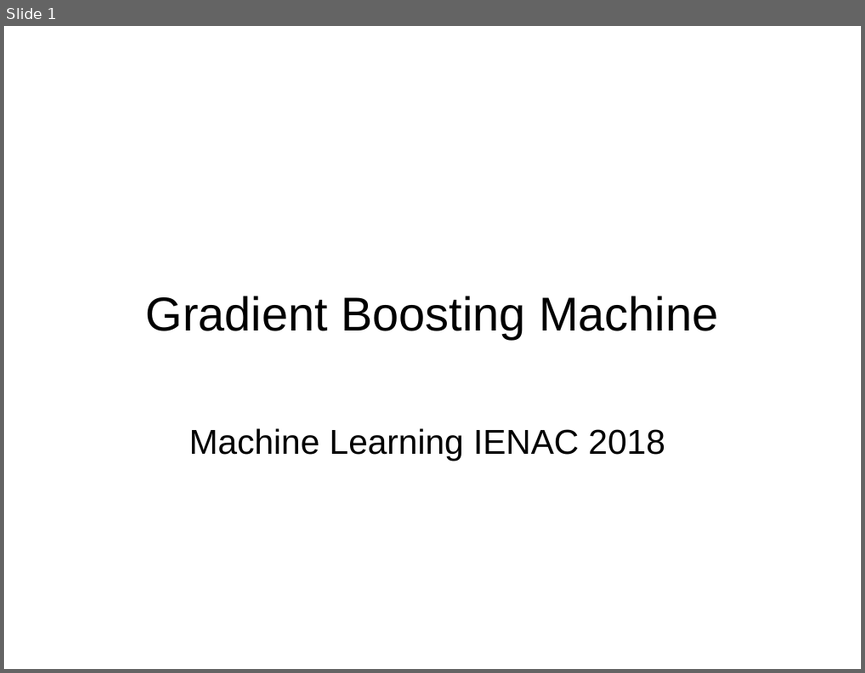
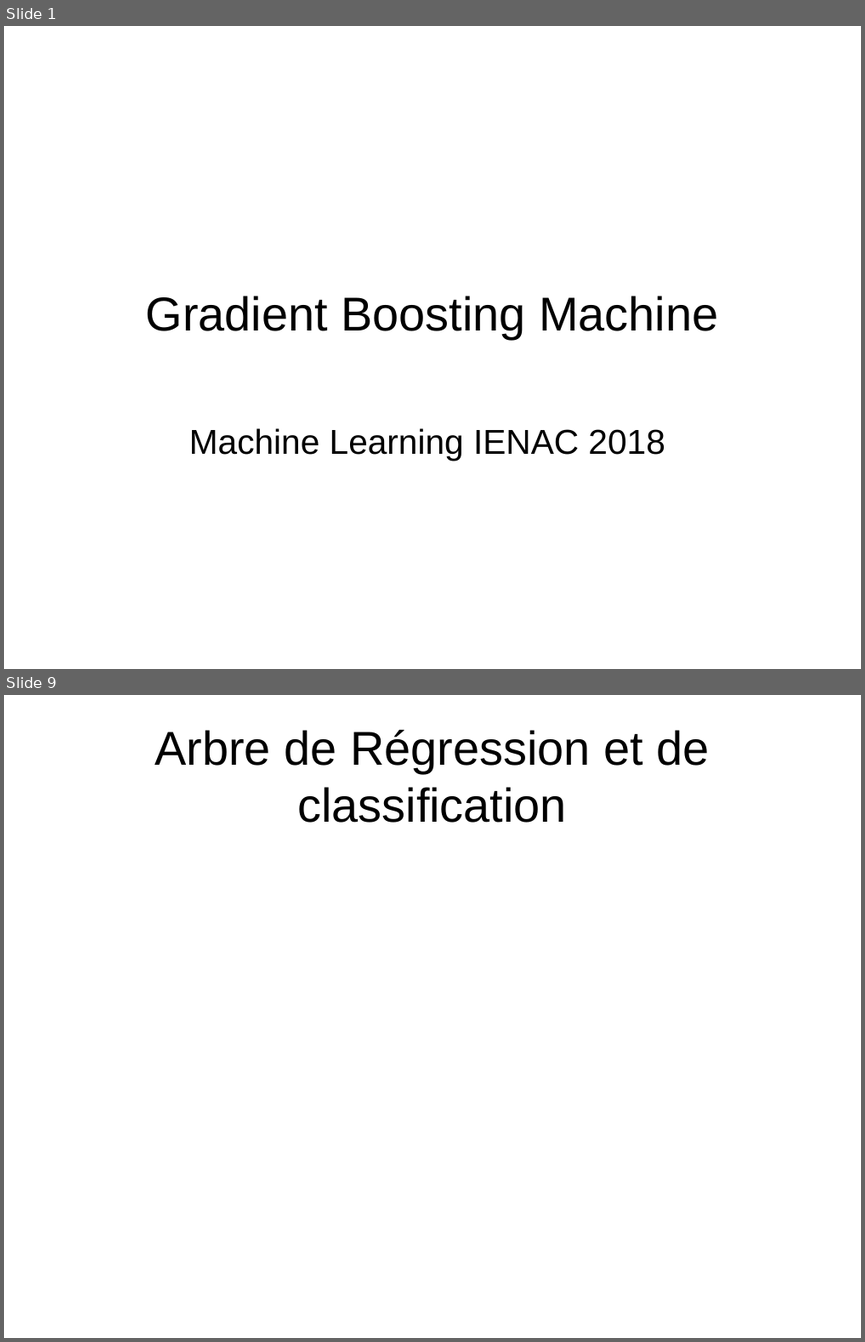
Before and after one commit to kad15/GBM, a slide deck: GBM_kad.odp. Shown one above the other, each under a label of ours: slide 1 before the commit, slides 1 and 9 after it; the slides between them are not shown. The pictures are 865x673 and 865x1342 pixels, drawn with LibreOffice and Linux fonts; fonts in the diff are those of the drawing; background and template pictures are left out. Boxes give left, top, right and bottom in pixels: in the first picture for what was removed or moved away, otherwise in the second. Text is boxed around its words. In the diff, an @@ line names an element or a change of style, - is before the commit and + after.

```diff
--- a/GBM_kad.odp
+++ b/GBM_kad.odp
@@ slide 9 added at (4, 695, 861, 1338), background #FFFFFF @@
@@ title added at (155, 730, 709, 823), 44 pt, text #000000 @@
+Arbre de Régression et de classification
```
Also in this commit, not shown: 10 other slides added, 3 slides removed.
